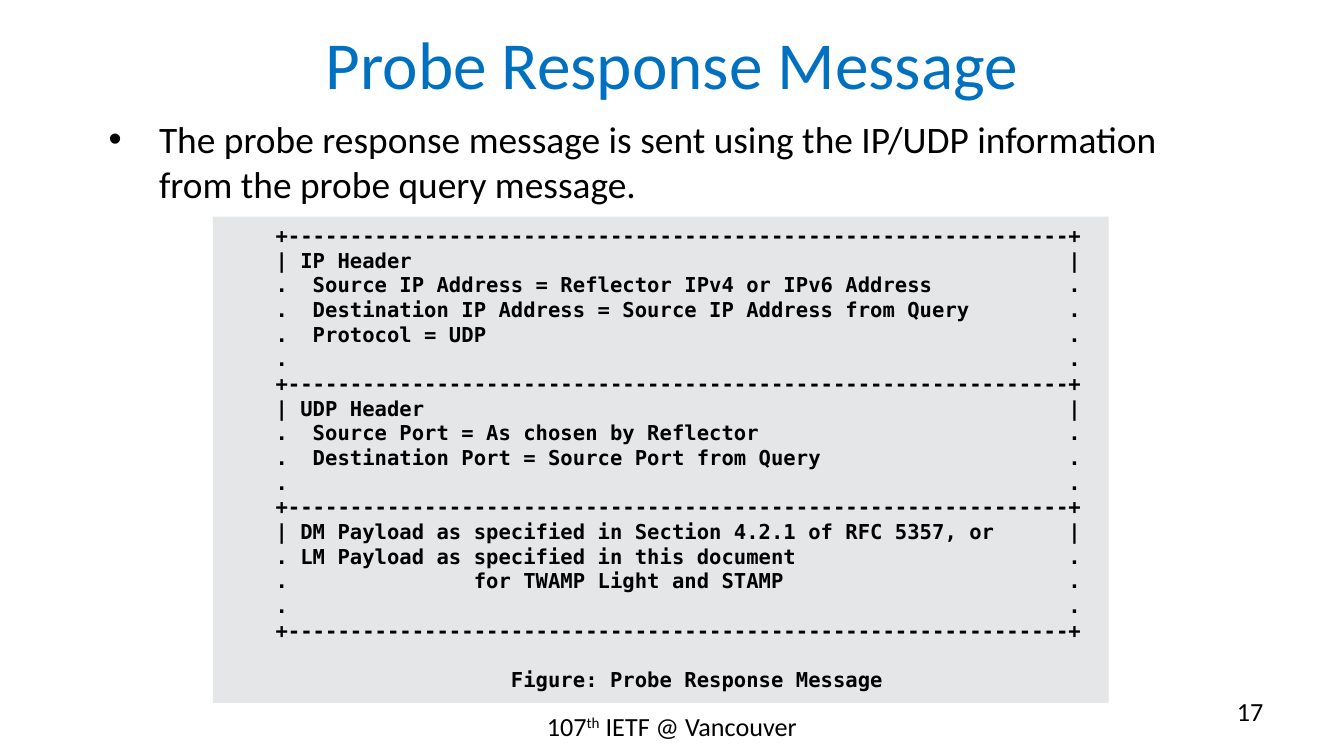
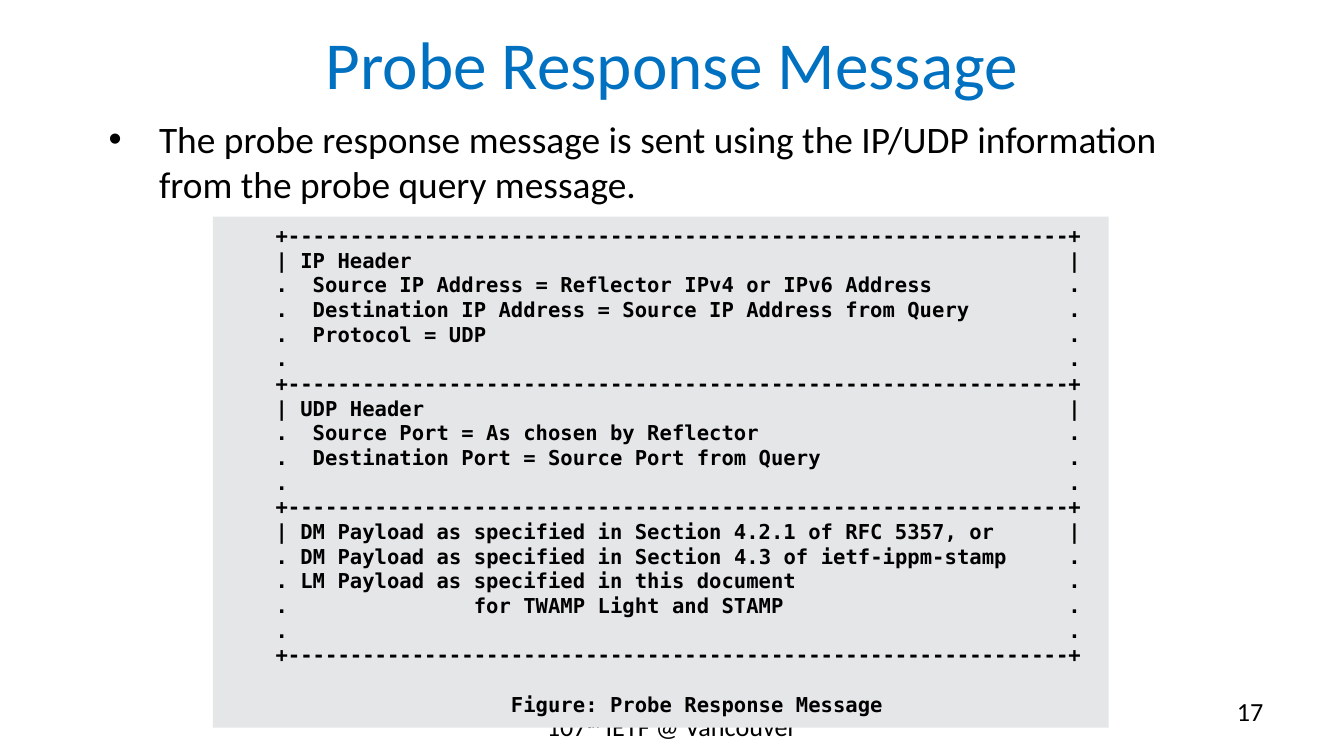
Before and after one commit to rakgandhi/ietf-slides, a slide deck: slide 17 of draft-gandhi-spring-twamp-srpm-07.pptx. Drawn at 1344x756 pixels with LibreOffice and Linux fonts; fonts in the diff are those of the drawing. Boxes give left, top, right and bottom in pixels: in the first picture for what was removed or moved away, otherwise in the second. Text is boxed around its words. In the diff, an @@ line names an element or a change of style, - is before the commit and + after.

```diff
--- a/draft-gandhi-spring-twamp-srpm-07.pptx
+++ b/draft-gandhi-spring-twamp-srpm-07.pptx
@@ rectangle "+----------------------------------------------------------- ...": place and size @@
-rectangle "+----------------------------------------------------------- ..." at bbox=[212, 216, 1109, 703]
+rectangle "+----------------------------------------------------------- ..." at bbox=[212, 216, 1109, 727]
@@ text in rectangle at bbox=[300, 547, 1007, 569]: paragraph added @@
+. DM Payload as specified in Section 4.3 of ietf-ippm-stamp .
```
Also in this commit, not shown: 9 other slides changed.
